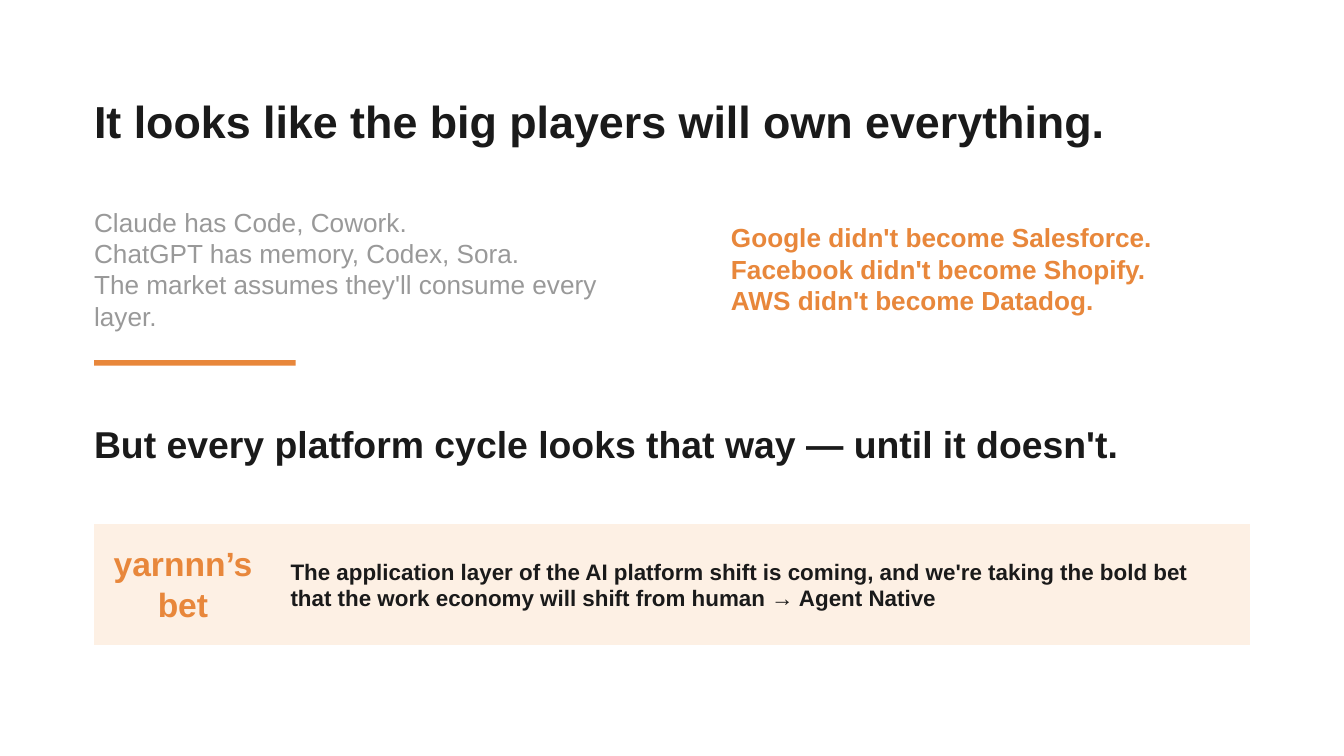
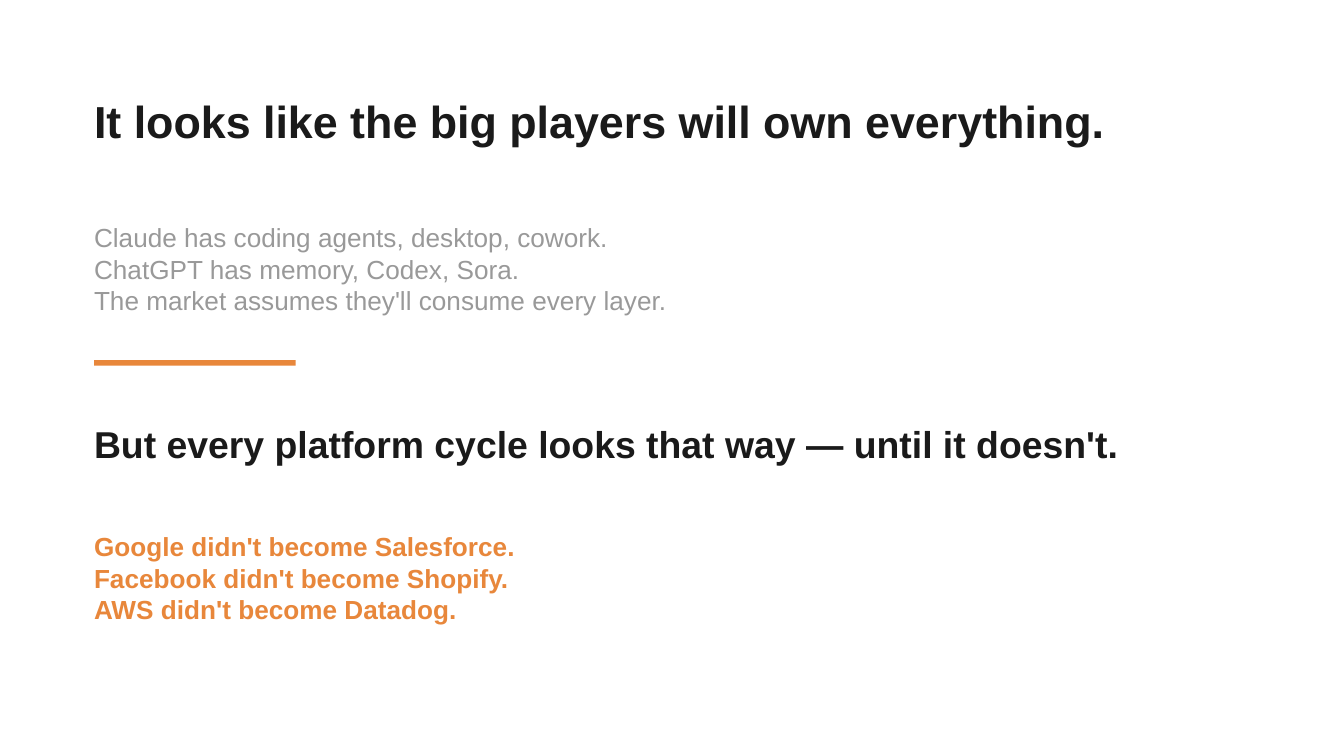
Before and after one commit to Kvkthecreator/yarnnnn, a slide deck: slide 2 of docs/working_docs/investors/IR Deck - yarnnn - March 2026 v5.pptx. Drawn at 1344x756 pixels with LibreOffice and Linux fonts; fonts in the diff are those of the drawing. Boxes give left, top, right and bottom in pixels: in the first picture for what was removed or moved away, otherwise in the second. Text is boxed around its words. In the diff, an @@ line names an element or a change of style, - is before the commit and + after.

```diff
--- a/docs/working_docs/investors/IR Deck - yarnnn - March 2026 v5.pptx
+++ b/docs/working_docs/investors/IR Deck - yarnnn - March 2026 v5.pptx
@@ text at box(94, 228, 607, 253): text changed @@
-Claude has Code, Cowork.
+Claude has coding agents, desktop, cowork.
@@ text "Google didn't become Salesforce.": place and size @@
-text "Google didn't become Salesforce." at box(731, 228, 1152, 316)
+text "Google didn't become Salesforce." at box(94, 537, 515, 625)
@@ rectangle removed at box(94, 524, 1250, 645) @@
@@ text removed at box(114, 553, 253, 618) @@
-yarnnn’s bet
@@ text removed at box(291, 563, 1187, 611) @@
-The application layer of the AI platform shift is coming, and we're taking the bold bet that the work economy will shift from human → Agent Native
```
Also in this commit, not shown: 6 other slides changed, 2 slides added.
